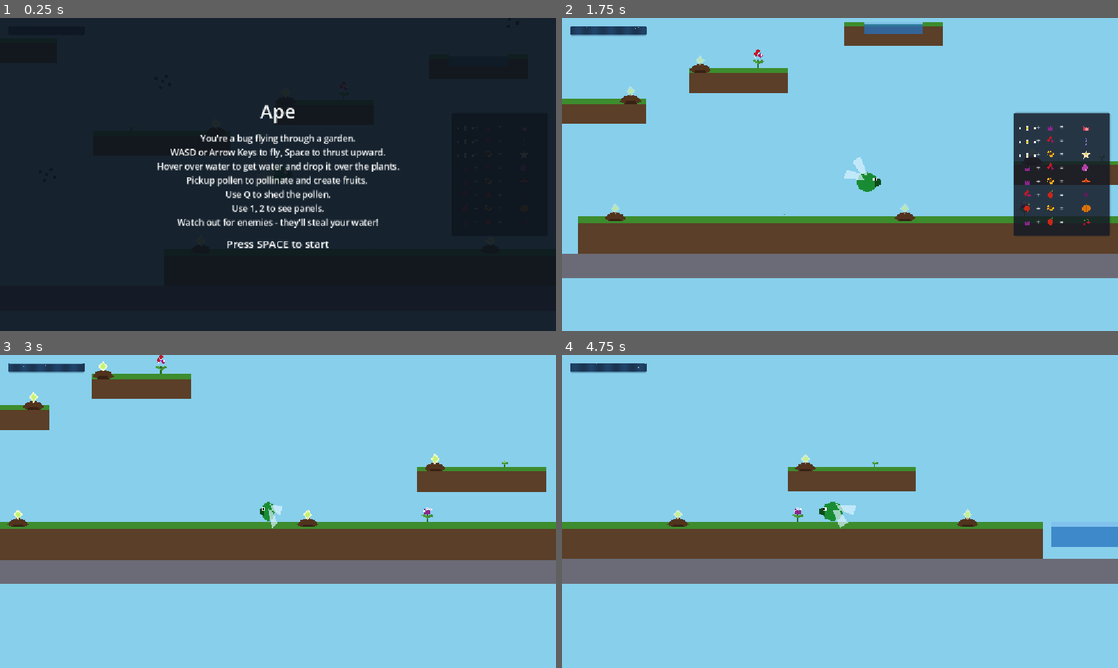
Above: before the commit, frames 1-4 (two rows, left to right).
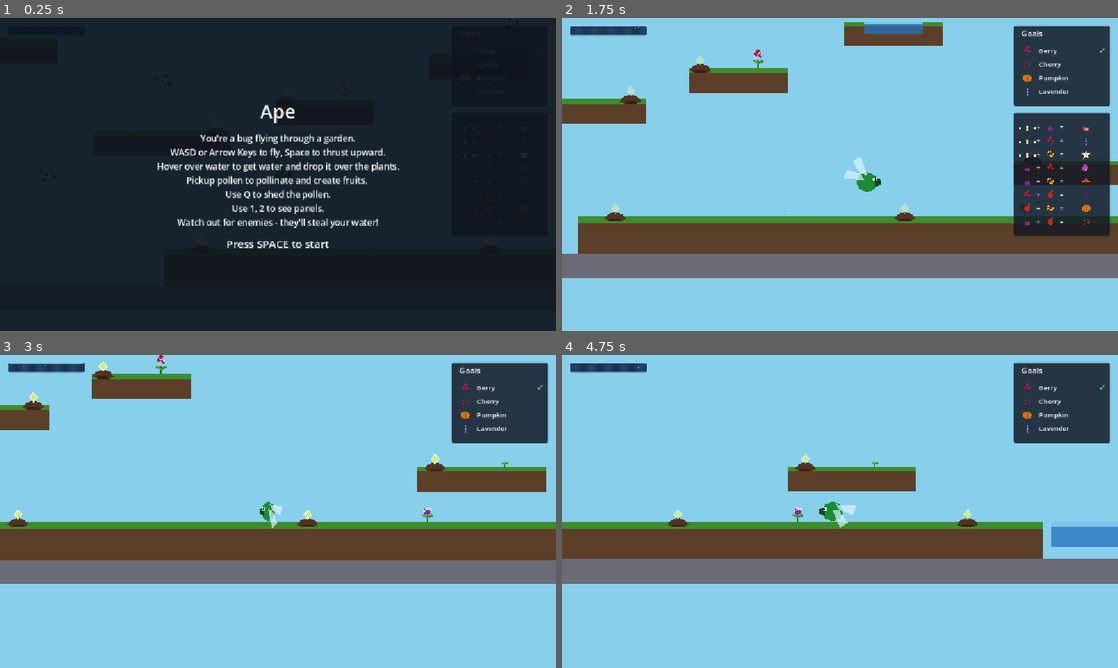
Above: after the commit, the same moments.

Repository: AntonioDrusin/ape
Game: Godot game, scene res://scenes/main.tscn
Same seed, same stepped clock (60 frames per second), same inputs: the game is played once before the commit and once after it.
Inputs:
- Up to frame 1 (0.25 s): no input
- Up to frame 2 (1.75 s): tap Space at 0.5 s; hold 2 (toggle_goal_panel, bound only after the commit) 0.53-1.28 s; hold D (move_right) from 0.53 s (still down); tap Enter (ui_accept) at 0.77, 1.07, 1.52 s; tap Q (shed_pollen) at 1.35 s; tap 2 (toggle_goal_panel, bound only after the commit) at 1.55 s
- Up to frame 3 (3 s): tap Enter (ui_accept) at 1.82 s; release D (move_right) at 2.03 s; hold A (move_left) 2.03-2.78 s; hold 1 (toggle_combo_chart) 2.03-2.78 s; tap 2 (toggle_goal_panel, bound only after the commit) at 2.3, 2.85 s; hold D (move_right) from 2.78 s (still down)
- Up to frame 4 (4.75 s): tap Enter (ui_accept) at 3.02, 3.32, 3.77, 4.07, 4.52 s; hold 2 (toggle_goal_panel, bound only after the commit) 3.53-4.28 s; release D (move_right) at 4.28 s; hold A (move_left) from 4.28 s (still down); tap Q (shed_pollen) at 4.35 s; tap 2 (toggle_goal_panel, bound only after the commit) at 4.55 s

The runs differ from the first frame. In frame 2, 4.5% of the frame differs, in the area x 81-99%, y 2-29%; in frame 3, 4.5%; in frame 4, 4.5%.

Commit message:
Added win condition

Diff:
--- a/ape/godot/project.godot
+++ b/ape/godot/project.godot
@@ -57,6 +57,11 @@
 "events": [Object(InputEventKey,"resource_local_to_scene":false,"resource_name":"","device":-1,"window_id":0,"alt_press …(191 unchanged characters)…
 ]
 }
+toggle_goal_panel={
+"deadzone": 0.2,
+"events": [Object(InputEventKey,"resource_local_to_scene":false,"resource_name":"","device":-1,"window_id":0,"alt_pressed":false,"shift_pressed":false,"ctrl_pressed":false,"meta_pressed":false,"pressed":false,"keycode":0,"physical_keycode":50,"key_label":0,"unicode":50,"location":0,"echo":false,"script":null)
+]
+}
 
 [physics]
 
--- a/ape/godot/scenes/hud.tscn
+++ b/ape/godot/scenes/hud.tscn
@@ -1,8 +1,9 @@
-[gd_scene load_steps=8 format=3]
+[gd_scene load_steps=9 format=3]
 
 [ext_resource type="Script" path="res://scripts/hud.gd" id="1"]
 [ext_resource type="Shader" path="res://assets/shaders/water_meter.gdshader" id="2"]
 [ext_resource type="Script" path="res://scripts/combo_chart.gd" id="3"]
+[ext_resource type="Script" path="res://scripts/goal_panel.gd" id="4"]
 
 [sub_resource type="ShaderMaterial" id="ShaderMaterial_1"]
 shader = ExtResource("2")
@@ -84,3 +85,16 @@
 grow_horizontal = 0
 theme_override_styles/panel = SubResource("StyleBoxFlat_chart_bg")
 script = ExtResource("3")
+
+[node name="GoalPanel" type="Panel" parent="."]
+layout_mode = 1
+anchors_preset = 1
+anchor_left = 1.0
+anchor_right = 1.0
+offset_left = -216.0
+offset_top = 16.0
+offset_right = -16.0
+offset_bottom = 182.0
+grow_horizontal = 0
+theme_override_styles/panel = SubResource("StyleBoxFlat_chart_bg")
+script = ExtResource("4")
--- a/ape/godot/scenes/main.tscn
+++ b/ape/godot/scenes/main.tscn
@@ -12,7 +12,7 @@
 [ext_resource type="PackedScene" path="res://scenes/intro_screen.tscn" id="10"]
 [ext_resource type="PackedScene" path="res://scenes/plot.tscn" id="11"]
 
-[node name="Main" type="Node2D" unique_id=161603854]
+[node name="Main" type="Node2D" unique_id=161603854 groups=["main"]]
 script = ExtResource("9")
 
 [node name="Music" type="AudioStreamPlayer" parent="." unique_id=1498417172]
--- /dev/null
+++ b/ape/godot/scenes/win_overlay.tscn
@@ -0,0 +1,76 @@
+[gd_scene load_steps=3 format=3]
+
+[ext_resource type="Script" path="res://scripts/win_overlay.gd" id="1"]
+[ext_resource type="AudioStream" path="res://assets/audio/win_fanfare.wav" id="2"]
+
+[node name="WinOverlay" type="CanvasLayer"]
+script = ExtResource("1")
+
+[node name="Background" type="ColorRect" parent="."]
+anchors_preset = 15
+anchor_right = 1.0
+anchor_bottom = 1.0
+grow_horizontal = 2
+grow_vertical = 2
+color = Color(0.08, 0.12, 0.06, 0.92)
+
+[node name="CelebrationAnchor" type="Control" parent="."]
+anchors_preset = 8
+anchor_left = 0.5
+anchor_top = 0.5
+anchor_right = 0.5
+anchor_bottom = 0.5
+grow_horizontal = 2
+grow_vertical = 2
+
+[node name="Celebration" type="CPUParticles2D" parent="CelebrationAnchor"]
+emitting = false
+amount = 48
+lifetime = 1.6
+one_shot = true
+explosiveness = 0.9
+direction = Vector2(0, -1)
+spread = 180.0
+gravity = Vector2(0, 220)
+initial_velocity_min = 120.0
+initial_velocity_max = 320.0
+scale_amount_min = 2.0
+scale_amount_max = 4.0
+color = Color(1, 0.85, 0.3, 1)
+
+[node name="VBoxContainer" type="VBoxContainer" parent="."]
+anchors_preset = 8
+anchor_left = 0.5
+anchor_top = 0.5
+anchor_right = 0.5
+anchor_bottom = 0.5
+offset_left = -220.0
+offset_top = -110.0
+offset_right = 220.0
+offset_bottom = 110.0
+grow_horizontal = 2
+grow_vertical = 2
+theme_override_constants/separation = 18
+alignment = 1
+
+[node name="Title" type="Label" parent="VBoxContainer"]
+layout_mode = 2
+theme_override_font_sizes/font_size = 40
+horizontal_alignment = 1
+text = "You Win!"
+
+[node name="Subtitle" type="Label" parent="VBoxContainer"]
+layout_mode = 2
+theme_override_font_sizes/font_size = 18
+horizontal_alignment = 1
+autowrap_mode = 2
+text = "Every plant on the list is in full bloom."
+
+[node name="PlayAgainButton" type="Button" parent="VBoxContainer"]
+layout_mode = 2
+custom_minimum_size = Vector2(0, 44)
+theme_override_font_sizes/font_size = 20
+text = "Play Again"
+
+[node name="WinSound" type="AudioStreamPlayer" parent="."]
+stream = ExtResource("2")
--- /dev/null
+++ b/ape/godot/scripts/goal_panel.gd
@@ -0,0 +1,95 @@
+extends Panel
+
+## Shows this round's 4 goal plants (Step 6), generated from whatever Main
+## rolled for goal_types rather than anything hand-authored here. Toggled
+## with the "toggle_goal_panel" action ("2"), independent of hud.gd and
+## combo_chart.gd, mirroring how ComboChart owns its own input/drawing.
+
+const ROW_HEIGHT: float = 28.0
+const PADDING: float = 16.0
+const TITLE_HEIGHT: float = 22.0
+const ICON_SCALE: float = 1.2
+const ICON_ORIGIN: Vector2 = Vector2(0, -17)
+const FLOURISH_TIME: float = 0.4
+
+var _goal_types: Array[PlantData.PlantType] = []
+var _checked: Dictionary[PlantData.PlantType, bool] = {}
+var _flourish: Dictionary[PlantData.PlantType, float] = {}
+var _icon_shapes: Dictionary = {}
+var _font: Font
+
+
+func _ready() -> void:
+	_font = get_theme_default_font()
+	custom_minimum_size = Vector2(200.0, TITLE_HEIGHT + PADDING)
+	var main: Node = get_tree().get_first_node_in_group("main")
+	if main:
+		main.goal_selected.connect(_on_goal_selected)
+		main.goal_checked.connect(_on_goal_checked)
+
+
+func _process(delta: float) -> void:
+	if _flourish.is_empty():
+		return
+	var finished: Array[PlantData.PlantType] = []
+	for type: PlantData.PlantType in _flourish:
+		_flourish[type] -= delta
+		if _flourish[type] <= 0.0:
+			finished.append(type)
+	for type: PlantData.PlantType in finished:
+		_flourish.erase(type)
+	queue_redraw()
+
+
+func _unhandled_input(event: InputEvent) -> void:
+	if event.is_action_pressed("toggle_goal_panel"):
+		visible = not visible
+
+
+func _on_goal_selected(goal_types: Array[PlantData.PlantType]) -> void:
+	_goal_types = goal_types
+	for type: PlantData.PlantType in _goal_types:
+		_checked[type] = false
+		if not _icon_shapes.has(type):
+			_icon_shapes[type] = PlantIconSource.bloom_shapes(type)
+	custom_minimum_size = Vector2(200.0, TITLE_HEIGHT + PADDING * 2.0 + ROW_HEIGHT * _goal_types.size())
+	queue_redraw()
+
+
+func _on_goal_checked(goal_type: PlantData.PlantType) -> void:
+	_checked[goal_type] = true
+	_flourish[goal_type] = FLOURISH_TIME
+	queue_redraw()
+
+
+func _draw() -> void:
+	draw_string(_font, Vector2(PADDING, TITLE_HEIGHT), "Goals", HORIZONTAL_ALIGNMENT_LEFT, -1, 16, Color.WHITE)
+	for i in _goal_types.size():
+		_draw_row(_goal_types[i], TITLE_HEIGHT + PADDING + ROW_HEIGHT * i + ROW_HEIGHT * 0.5)
+
+
+func _draw_row(type: PlantData.PlantType, cy: float) -> void:
+	var pop: float = 1.0
+	if _flourish.has(type):
+		pop = 1.0 + 0.6 * (_flourish[type] / FLOURISH_TIME)
+	_draw_icon(Vector2(28, cy), type, pop)
+	draw_string(_font, Vector2(52, cy + 5), PlantData.display_name(type), HORIZONTAL_ALIGNMENT_LEFT, -1, 14, Color.WHITE)
+	if _checked.get(type, false):
+		draw_string(_font, Vector2(176, cy + 6), "✓", HORIZONTAL_ALIGNMENT_LEFT, -1, 18, Color(0.4, 1.0, 0.5))
+
+
+func _draw_icon(center: Vector2, type: PlantData.PlantType, pop: float) -> void:
+	for shape: Dictionary in _icon_shapes[type]:
+		var scaled := PackedVector2Array()
+		for p in shape["polygon"]:
+			scaled.append((p - ICON_ORIGIN) * ICON_SCALE * pop + center)
+		draw_colored_polygon(scaled, shape["color"])
+
+
+func _get_tooltip(at_position: Vector2) -> String:
+	var index := int((at_position.y - TITLE_HEIGHT - PADDING) / ROW_HEIGHT)
+	if index < 0 or index >= _goal_types.size():
+		return ""
+	var type: PlantData.PlantType = _goal_types[index]
+	var status: String = "grown" if _checked.get(type, false) else "not grown yet"
+	return "%s — %s" % [PlantData.display_name(type), status]
--- a/ape/godot/scripts/main.gd
+++ b/ape/godot/scripts/main.gd
@@ -7,21 +7,56 @@
 ## level are covered automatically.
 const SEED_SCENE: PackedScene = preload("res://scenes/seed.tscn")
 const SEEDLING_SCENE: PackedScene = preload("res://scenes/seedling.tscn")
+const WIN_OVERLAY_SCENE: PackedScene = preload("res://scenes/win_overlay.tscn")
 
 ## A seed pops out "beside" its parent plant rather than on top of it.
 const SEED_SPAWN_OFFSET: Vector2 = Vector2(18.0, 0.0)
+
+## This round's 4 target plants (1 base + 3 hybrids), rolled once in _ready().
+## Emitted once the set is chosen so GoalPanel can build its rows.
+signal goal_selected(goal_types: Array[PlantData.PlantType])
+
+## Emitted each time a goal plant first reaches full bloom anywhere in the
+## level. Progress only ever moves forward (REQUIREMENTS.md prefers the
+## simpler "stays checked" rule over tracking un-checking).
+signal goal_checked(goal_type: PlantData.PlantType)
+
+## Emitted once every goal in goal_progress is true.
+signal won
+
+var goal_types: Array[PlantData.PlantType] = []
+var goal_progress: Dictionary[PlantData.PlantType, bool] = {}
 
 @onready var intro_screen: CanvasLayer = $IntroScreen
 
 
 func _ready() -> void:
 	get_tree().paused = true
+	# "main" group membership comes from main.tscn's node definition (not
+	# add_to_group here) so it exists before any sibling's _ready() runs —
+	# GoalPanel looks Main up by group in its own _ready(), which fires
+	# before this one (children ready before parents).
 	intro_screen.start_requested.connect(_on_intro_start_requested)
+	_select_goals()
 	for child in get_children():
-		if child.has_signal("seed_popped"):
-			child.seed_popped.connect(_on_seedling_seed_popped)
+		_wire_seedling(child)
 		if child.has_signal("seed_planted"):
 			child.seed_planted.connect(_on_plot_seed_planted)
+
+
+## Picks this round's goal set: 1 random base plant + 3 random hybrids, no
+## repeats possible since both lists are already disjoint and unique.
+## "Seeded at level start" (REQUIREMENTS.md) means rolled once here, not
+## re-rolled during play — reload_current_scene() re-runs this for a fresh set.
+func _select_goals() -> void:
+	randomize()
+	var hybrids: Array[PlantData.PlantType] = PlantData.HYBRID_TYPES.duplicate()
+	hybrids.shuffle()
+	goal_types = [PlantData.BASE_TYPES.pick_random()]
+	goal_types.append_array(hybrids.slice(0, 3))
+	for type: PlantData.PlantType in goal_types:
+		goal_progress[type] = false
+	goal_selected.emit(goal_types)
 
 
 func _on_intro_start_requested() -> void:
@@ -41,3 +76,35 @@
 	seedling.bloom_type = hybrid_type
 	seedling.global_position = at_position
 	add_child(seedling)
+	_wire_seedling(seedling)
+
+
+## Connects a Seedling's signals to Main so its progress counts toward goal
+## tracking. Shared by the initial _ready() loop (existing level children)
+## and _on_plot_seed_planted() (seedlings spawned mid-run from planted
+## seeds) — the latter is the case that bit us: those nodes are added long
+## after _ready()'s loop already ran, so without this they'd bloom silently
+## uncounted.
+func _wire_seedling(child: Node) -> void:
+	if child.has_signal("seed_popped"):
+		child.seed_popped.connect(_on_seedling_seed_popped)
+	if child.has_signal("bloomed"):
+		child.bloomed.connect(_on_seedling_bloomed)
+		# Seedlings placed already-bloomed in the editor fire `bloomed` (if at
+		# all) before this connection exists, since child _ready() runs
+		# before Main's — check their current state directly too.
+		if child.is_bloomed():
+			_on_seedling_bloomed(child.bloom_type)
+
+
+func _on_seedling_bloomed(bloom_type: PlantData.PlantType) -> void:
+	if not goal_progress.has(bloom_type) or goal_progress[bloom_type]:
+		return
+	goal_progress[bloom_type] = true
+	goal_checked.emit(bloom_type)
+	for done: bool in goal_progress.values():
+		if not done:
+			return
+	won.emit()
+	get_tree().paused = true
+	add_child(WIN_OVERLAY_SCENE.instantiate())
--- a/ape/godot/scripts/plant_data.gd
+++ b/ape/godot/scripts/plant_data.gd
@@ -73,6 +73,18 @@
 	PlantType.CHERRY: Color(0.7, 0.05, 0.15),
 }
 
+## The five plants that offer pollen, and the eight hybrids bred from them.
+## Kept as explicit lists (not a range check on PlantType's int values) so the
+## Step 6 goal panel can draw one random base type + three random hybrids
+## without depending on where the split falls in the enum.
+const BASE_TYPES: Array[PlantType] = [
+	PlantType.DAISY, PlantType.TULIP, PlantType.BERRY, PlantType.APPLE, PlantType.SUNFLOWER,
+]
+const HYBRID_TYPES: Array[PlantType] = [
+	PlantType.ROSE, PlantType.LAVENDER, PlantType.STARBLOOM, PlantType.ORCHID,
+	PlantType.FIRELILY, PlantType.PLUM, PlantType.PUMPKIN, PlantType.CHERRY,
+]
+
 ## Human-readable names, used for the Step 5 combo chart's tooltips. These
 ## also double as the lookup key into seedling.tscn's Bloom/<Name> children
 ## (every Bloom child is named exactly one of these strings), so a second
--- a/ape/godot/scripts/seedling.gd
+++ b/ape/godot/scripts/seedling.gd
@@ -12,6 +12,11 @@
 ## signals-over-tree-reaching rule.
 signal seed_popped(hybrid_type: PlantData.PlantType, at_position: Vector2)
 
+## Emitted on entering BLOOMED (from GROWING or after a seed pops). Main
+## listens on every Seedling to track Step 6 goal progress — plants don't
+## know about goals, per CODING.md's signals-over-tree-reaching rule.
+signal bloomed(bloom_type: PlantData.PlantType)
+
 const MIN_SCALE: float = 0.12
 const BLOOM_START: float = 70.0
 
@@ -22,6 +27,7 @@
 
 var state: State = State.GROWING:
 	set(value):
+		var entering_bloom: bool = value == State.BLOOMED and state != State.BLOOMED
 		state = value
 		# The POLLINATED shimmer is only animated during actual gameplay —
 		# gating set_process on the editor hint keeps the @tool preview
@@ -29,6 +35,8 @@
 		# inside the editor.
 		set_process(state == State.POLLINATED and not Engine.is_editor_hint())
 		_update_visuals()
+		if entering_bloom and not Engine.is_editor_hint():
+			bloomed.emit(bloom_type)
 
 ## Hybrid type resolved by a successful pollinate() call, held until it pops
 ## as a seed.
@@ -114,6 +122,14 @@
 			growth += 100.0 / grow_time * delta
 		State.POLLINATED, State.SEED_GROWING:
 			seed_progress += 100.0 / seed_grow_time * delta
+
+
+## True while BLOOMED. Main's initial goal-progress scan (Step 6) uses this
+## rather than the `bloomed` signal for plants that start already bloomed in
+## the editor — child `_ready()` (and any resulting `bloomed` emission) runs
+## before Main's, so those instances would otherwise never be seen.
+func is_bloomed() -> bool:
+	return state == State.BLOOMED
 
 
 ## Collects this plant's pollen. Only meaningful while BLOOMED — callers
--- /dev/null
+++ b/ape/godot/scripts/win_overlay.gd
@@ -0,0 +1,21 @@
+extends CanvasLayer
+
+## Spawned by Main (Step 6) once every goal is checked. Runs while Main keeps
+## the tree paused, so it needs PROCESS_MODE_ALWAYS to take button input and
+## play its particles/sound, the same reason intro_screen.gd sets it.
+
+@onready var play_again_button: Button = $VBoxContainer/PlayAgainButton
+@onready var celebration: CPUParticles2D = $CelebrationAnchor/Celebration
+@onready var win_sound: AudioStreamPlayer = $WinSound
+
+
+func _ready() -> void:
+	process_mode = Node.PROCESS_MODE_ALWAYS
+	play_again_button.pressed.connect(_on_play_again_pressed)
+	celebration.emitting = true
+	win_sound.play()
+
+
+func _on_play_again_pressed() -> void:
+	get_tree().paused = false
+	get_tree().reload_current_scene()
Not shown, added: ape/godot/assets/audio/win_fanfare.wav.import
Not shown, added: ape/godot/scripts/goal_panel.gd.uid
Not shown, added: ape/godot/scripts/win_overlay.gd.uid
Not shown, changed: ape/godot/ARCHITECTURE.md
Not shown, changed: ape/godot/CREDITS.md
Not shown, changed: ape/godot/REQUIREMENTS.md
Not shown, added: ape/godot/assets/audio/win_fanfare.wav
Not shown, changed: ape/godot/scenes/hud.md
Not shown, changed: ape/godot/scenes/main.md
Not shown, added: ape/godot/scenes/win_overlay.md
